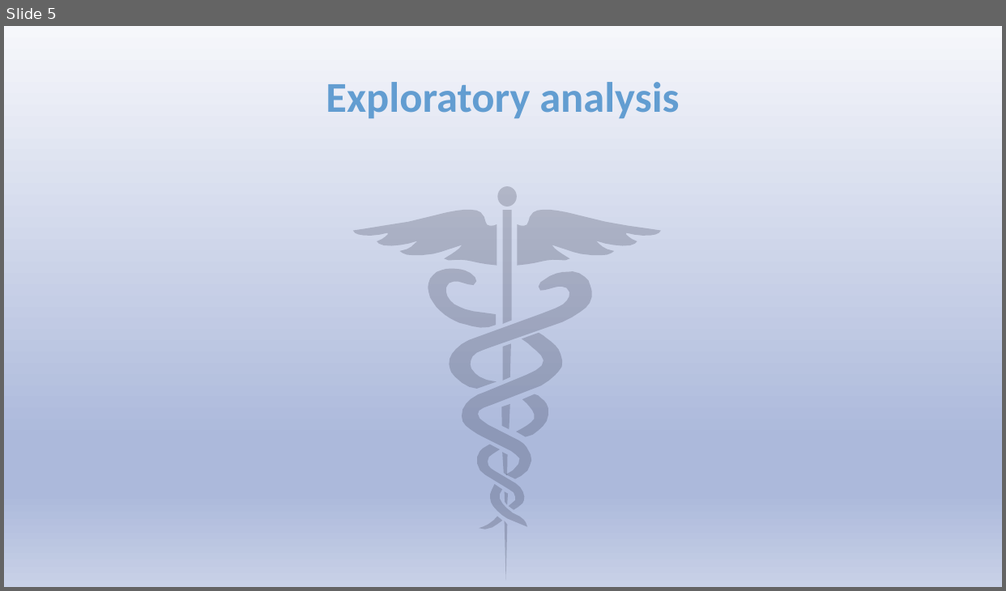
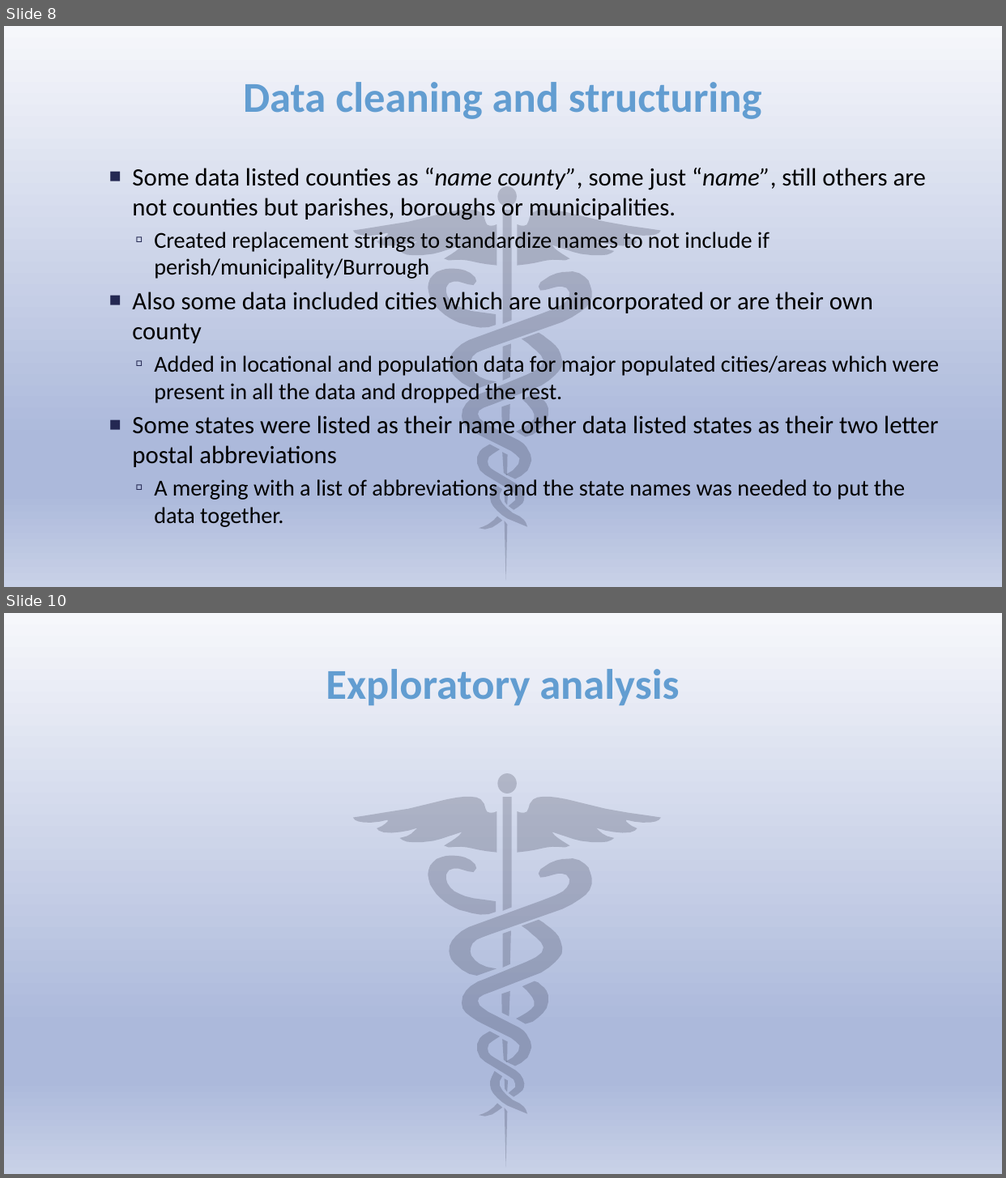
Before and after one commit to asullivan42/COVID_Bubble_Estimator, a slide deck: COVID in the USA.pptx. Shown one above the other, each under a label of ours: slide 5 before the commit, slides 8 and 10 after it; the slides between them are not shown. The pictures are 1006x591 and 1006x1178 pixels, drawn with LibreOffice and Linux fonts; fonts in the diff are those of the drawing. Boxes give left, top, right and bottom in pixels: in the first picture for what was removed or moved away, otherwise in the second. Text is boxed around its words. In the diff, an @@ line names an element or a change of style, - is before the commit and + after.

Commit message:
Slide deck completed for presenting data

```diff
--- a/COVID in the USA.pptx
+++ b/COVID in the USA.pptx
@@ slide 8 added at bbox=[4, 26, 1002, 587], background gradient #F6F7FB to #ACB9DB to #C8D1E7; not listed: 16 template elements that a slide beside it also shows @@
@@ title added at bbox=[243, 82, 762, 119], 41 pt, text #629DD1, bold @@
+Data cleaning and structuring
@@ text added at bbox=[132, 168, 939, 527], 22 pt, text #000000 @@
+  ■ Some data listed counties as “name county”, some just “name”, still others are not counties but parishes, boroughs or municipalities.
+    ▫ Created replacement strings to standardize names to not include if perish/municipality/Burrough
+  ■ Also some data included cities which are unincorporated or are their own county
+    ▫ Added in locational and population data for major populated cities/areas which were present in all the data and dropped the rest.
+  ■ Some states were listed as their name other data listed states as their two letter postal abbreviations
+    ▫ A merging with a list of abbreviations and the state names was needed to put the data together.
@@ what was slide 5 is now slide 10 @@
```
Also in this commit, not shown: 15 slides changed, 6 other slides added, 4 other files.
